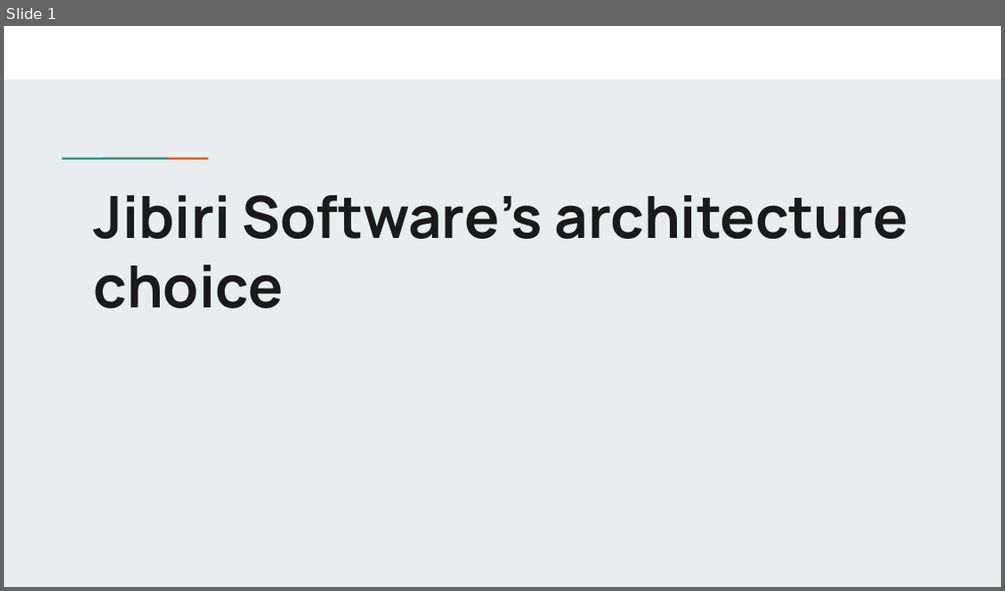
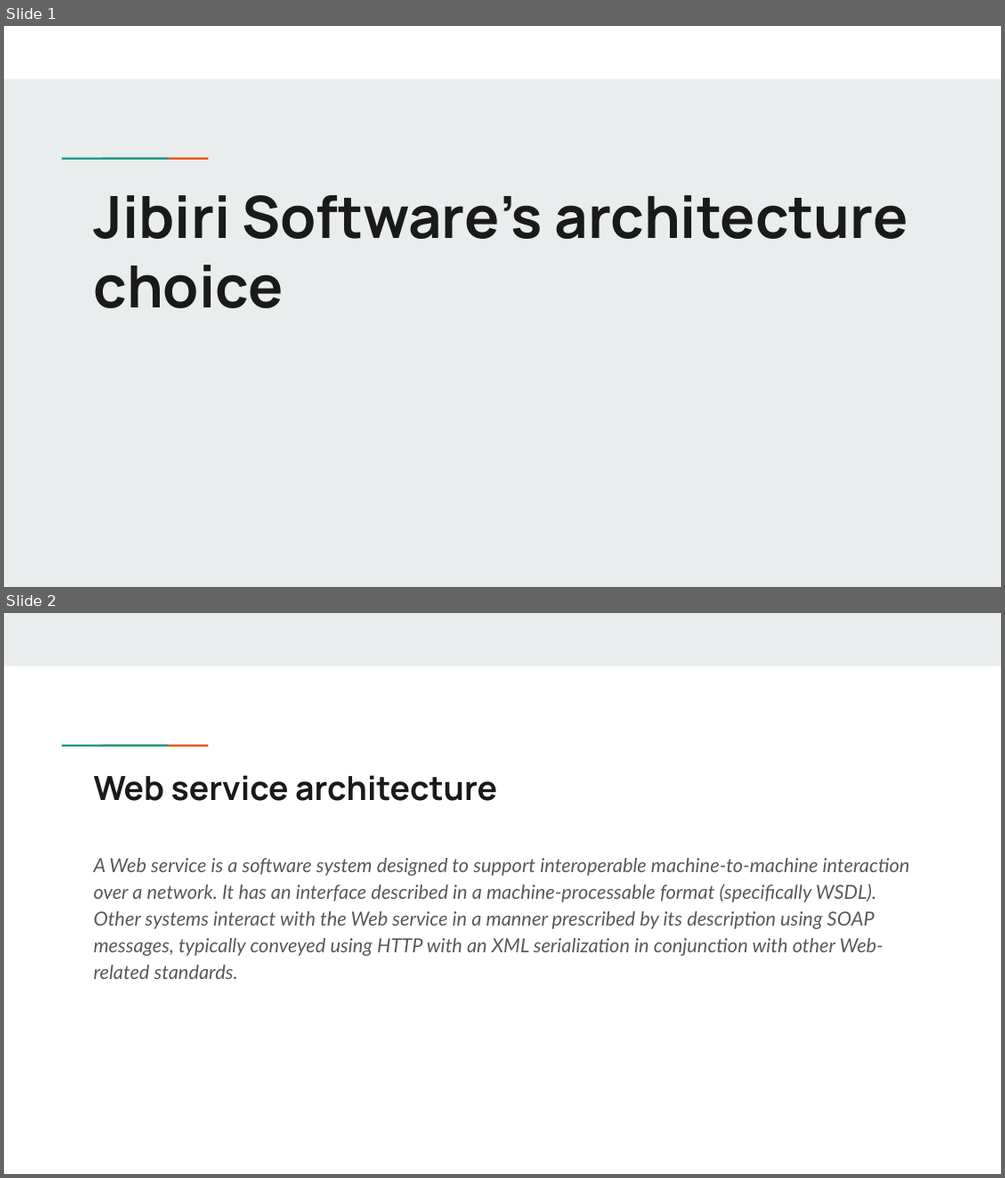
Before and after one commit to Jibiri-Software/WhiteWiseWeasel, a slide deck: SoftwareArchitecture/Jibiri_software_architecture_choice.pptx. Shown one above the other, each under a label of ours: slide 1 before the commit, slides 1 and 2 after it. The pictures are 1005x591 and 1005x1178 pixels, drawn with LibreOffice and Linux fonts; fonts in the diff are those of the drawing. Boxes give left, top, right and bottom in pixels: in the first picture for what was removed or moved away, otherwise in the second. Text is boxed around its words. In the diff, an @@ line names an element or a change of style, - is before the commit and + after.

Commit message:
Reuploaded architecture diapositives

```diff
--- a/SoftwareArchitecture/Jibiri_software_architecture_choice.pptx
+++ b/SoftwareArchitecture/Jibiri_software_architecture_choice.pptx
@@ slide 2 added at (x1=4, y1=613, x2=1001, y2=1174), background #FFFFFF; not listed: 2 template elements that a slide beside it also shows @@
@@ rectangle added at (x1=4, y1=613, x2=1001, y2=666), fill #E9EDEE @@
@@ title added at (x1=94, y1=775, x2=497, y2=801), 24 pt, text #1A1A1A, bold @@
+Web service architecture
@@ text added at (x1=94, y1=858, x2=910, y2=979), 14 pt, text #595959, italic @@
+A Web service is a software system designed to support interoperable machine-to-machine interaction over a network. It has an interface described in a machine-processable format (specifically WSDL). Other systems interact with the Web service in a manner prescribed by its description using SOAP messages, typically conveyed using HTTP with an XML serialization in conjunction with other Web-related standards.
```
Also in this commit, not shown: 1 slide changed, 6 other slides added, 6 slides removed, 2 other files.
